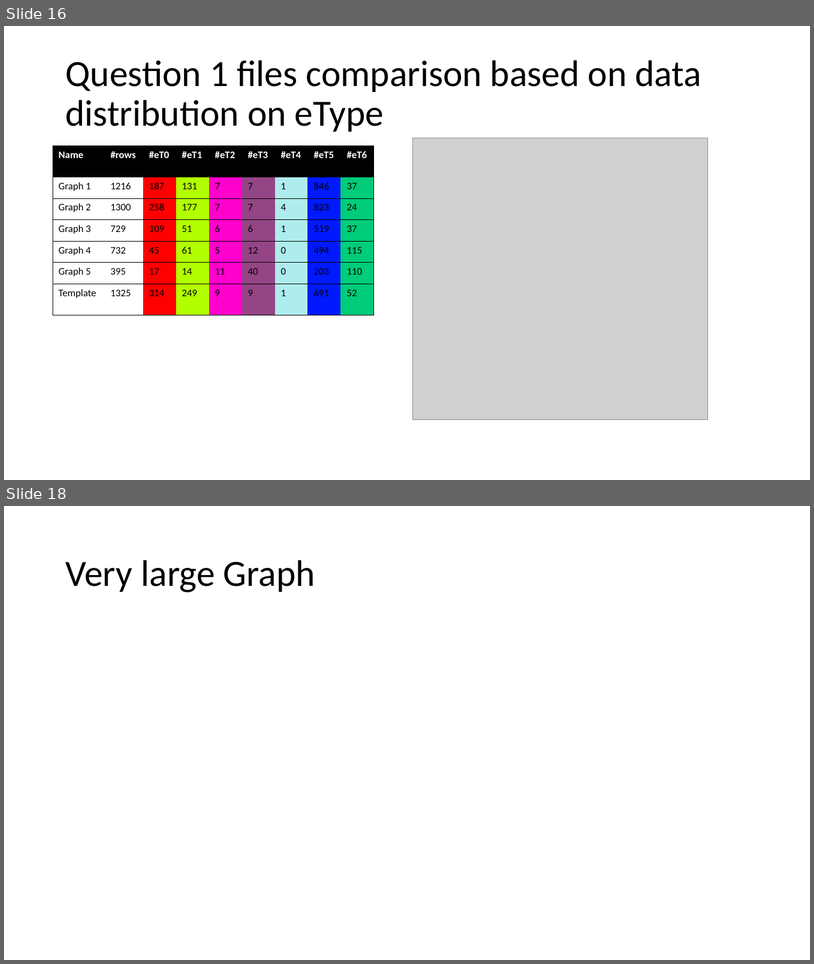
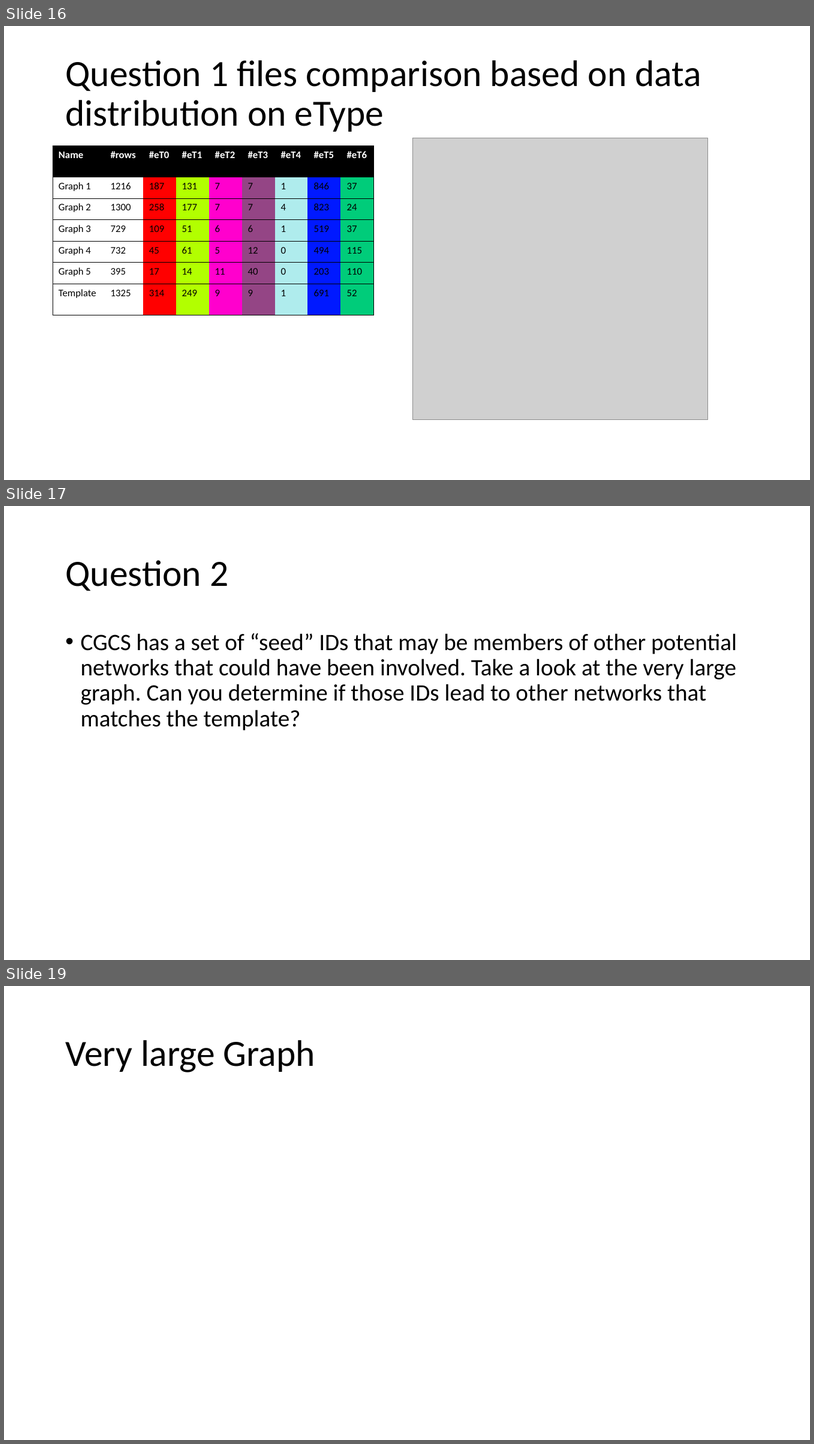
Before and after one commit to AtrayeeNeog/Visualization_2019-20, a slide deck: Documentation/Project_Presentation_v1.pptx. Shown one above the other, each under a label of ours: slides 16 and 18 before the commit, slides 16, 17 and 19 after it; the slides between them are not shown. The pictures are 814x964 and 814x1444 pixels, drawn with LibreOffice and Linux fonts; fonts in the diff are those of the drawing; grey boxes stand for pictures. Boxes give left, top, right and bottom in pixels: in the first picture for what was removed or moved away, otherwise in the second. Text is boxed around its words. In the diff, an @@ line names an element or a change of style, - is before the commit and + after.

```diff
--- a/Documentation/Project_Presentation_v1.pptx
+++ b/Documentation/Project_Presentation_v1.pptx
@@ slide 17 added at [4, 506, 810, 960], background #FFFFFF @@
@@ title added at [65, 560, 228, 591], 44 pt, text #000000 @@
+Question 2
@@ text added at [81, 633, 737, 730], 28 pt, text #000000 @@
+• CGCS has a set of “seed” IDs that may be members of other potential networks that could have been involved. Take a look at the very large graph. Can you determine if those IDs lead to other networks that matches the template?
@@ what was slide 18 is now slide 19 @@
```
Also in this commit, not shown: 1 other slide added, 1 slide removed.
